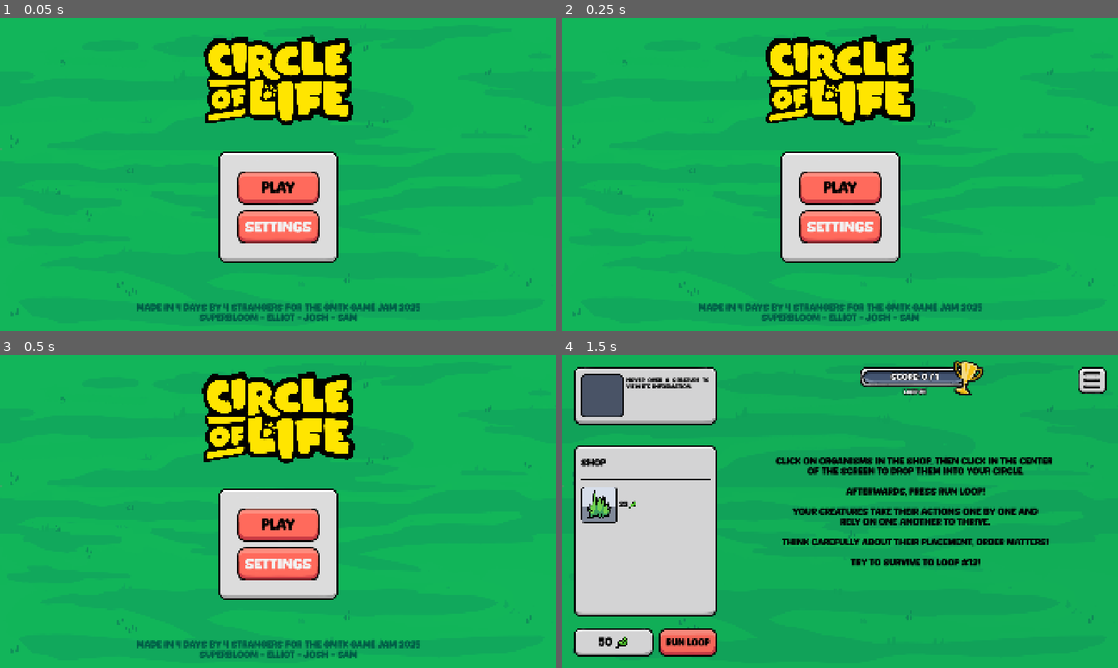
Above: before the commit, frames 1-4 (two rows, left to right).
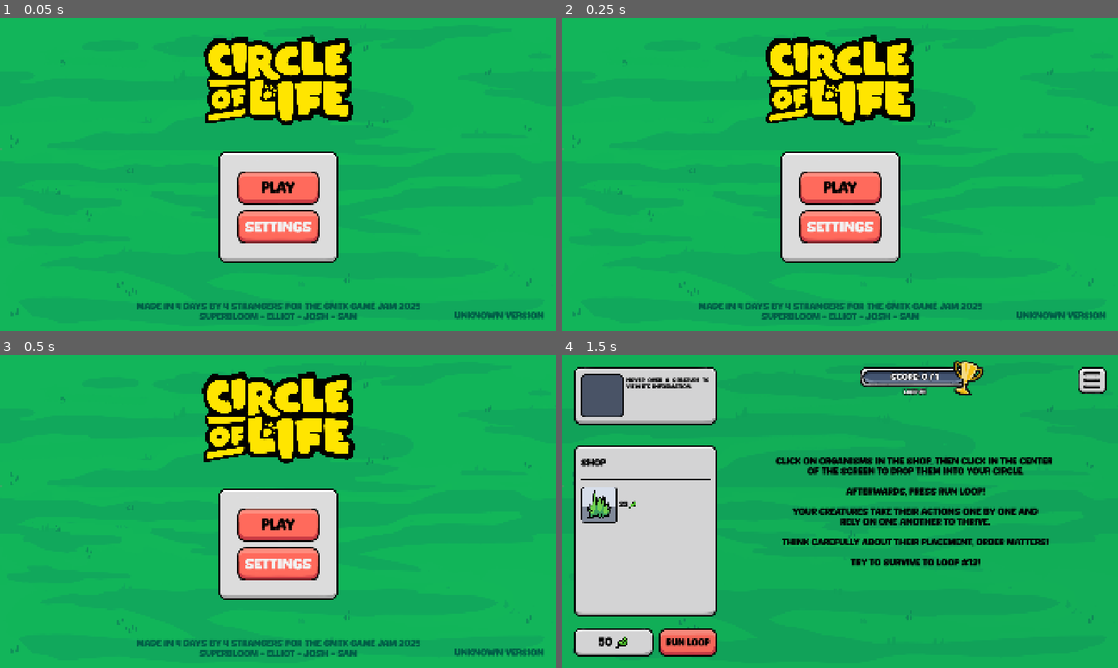
Above: after the commit, the same moments.

Repository: elliotfontaine/gmtk-2025-submission
Game: Godot game, scene res://scenes/main_menu.tscn
The game is run twice, just before and just after one commit, with the same random seed, the same clock (stepped at 60 frames per second) and the same inputs. The engine's default icon, where the game draws it, is replaced by a stand-in: a white triangle on a blue panel in a dark square.
Inputs (mouse positions are in pixels of both pictures, inside the frame that each line leads up to):
- Up to frame 1 (0.05 s): no input
- Up to frame 2 (0.25 s): no input
- Up to frame 3 (0.5 s): no input
- Up to frame 4 (1.5 s): click "play" at 0.5 s; tap Enter at 1.25 s; move the mouse to (962, 495) at 1.27 s; hold D from 1.28 s (still down); hold Shift from 1.28 s (still down); click (962, 495) at 1.42 s

The runs differ from the first frame. In frame 1, 1.1% of the frame differs, in the area x 24-98%, y 91-97%; in frame 2, 1.1%; in frame 3, 1.1%; in frame 4, nothing differs.

Commit message:
feat: add version tag to main menu

Diff:
--- a/scenes/main_menu.gd
+++ b/scenes/main_menu.gd
@@ -1,6 +1,14 @@
 extends Control
 
 @onready var settings_menu: Control = %SettingsMenu
+@onready var version_tag: Label = %VersionTag
+
+func _ready() -> void:
+	var project_version: String = ProjectSettings.get_setting("application/config/version")
+	if project_version != "":
+		version_tag.text = "vers. " + project_version
+	else:
+		version_tag.text = "Unknown version"
 
 func _on_button_play_pressed() -> void:
 	SceneChanger.change_to(SceneChanger.MainScenes.WORLD)
--- a/scenes/main_menu.tscn
+++ b/scenes/main_menu.tscn
@@ -89,16 +89,35 @@
 anchor_top = 1.0
 anchor_right = 0.5
 anchor_bottom = 1.0
-offset_left = -373.5
-offset_top = -96.0
-offset_right = 373.5
-offset_bottom = -31.0
+offset_left = -490.0
+offset_top = -100.0
+offset_right = 490.0
+offset_bottom = -35.0
 grow_horizontal = 2
 grow_vertical = 0
 theme_override_colors/font_color = Color(0, 0.364706, 0.27451, 1)
 text = "Made in 4 days by 4 strangers for the gmtk game jam 2025
 Superbloom - Elliot - Josh - Sam"
 horizontal_alignment = 1
+vertical_alignment = 1
+
+[node name="VersionTag" type="Label" parent="."]
+unique_name_in_owner = true
+layout_mode = 1
+anchors_preset = 3
+anchor_left = 1.0
+anchor_top = 1.0
+anchor_right = 1.0
+anchor_bottom = 1.0
+offset_left = -152.0
+offset_top = -69.0
+offset_right = -43.0
+offset_bottom = -38.0
+grow_horizontal = 0
+grow_vertical = 0
+theme_override_colors/font_color = Color(0, 0.364706, 0.27451, 1)
+text = "ver. maj.min.patch"
+horizontal_alignment = 2
 vertical_alignment = 1
 
 [node name="Menu" type="PanelContainer" parent="."]
